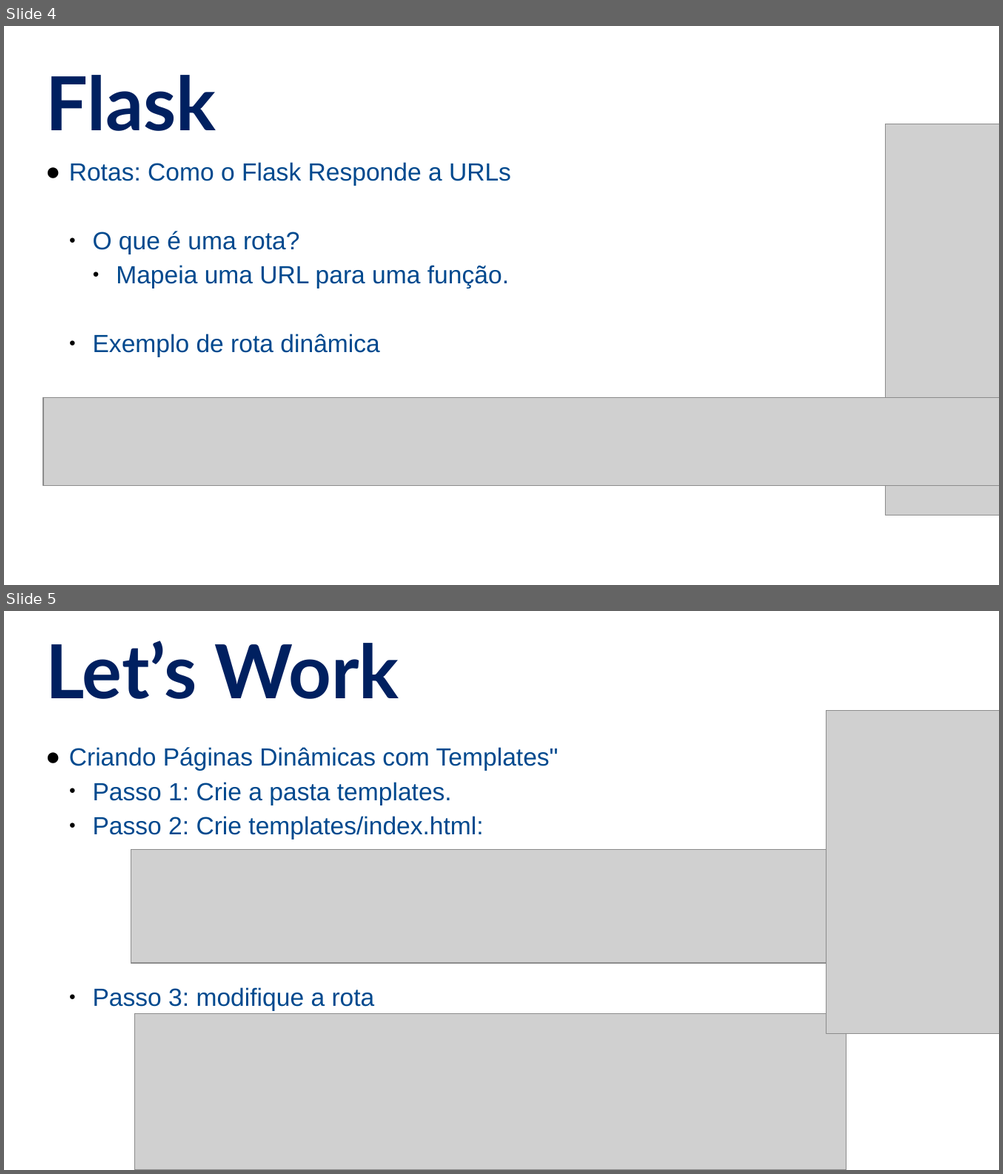
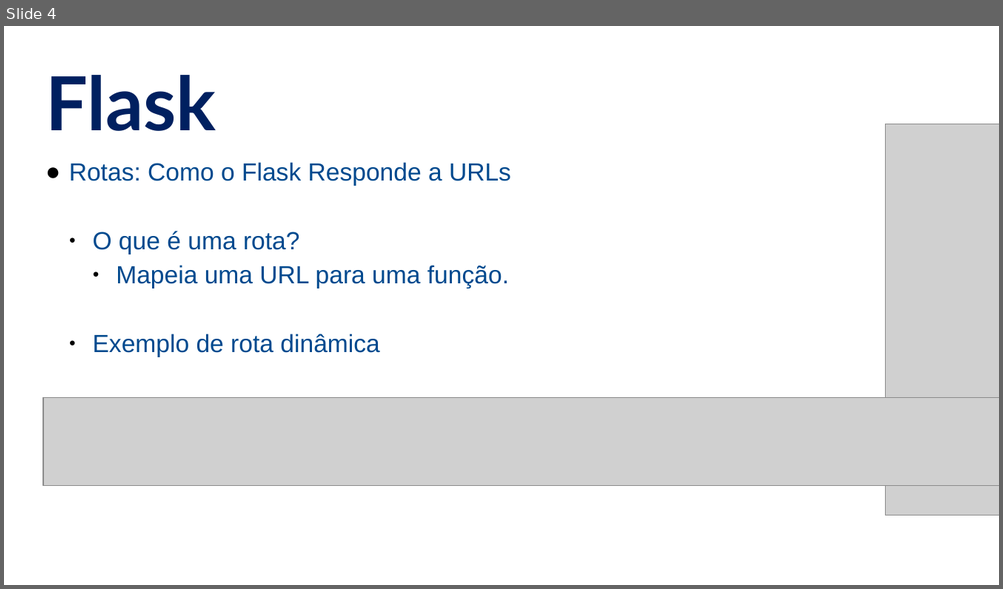
Before and after one commit to alandsilvasouza/PY2, a slide deck: aula11/Aula11.pptx. Shown one above the other, each under a label of ours: slides 4 and 5 before the commit, slide 4 after it. The pictures are 1003x1174 and 1003x589 pixels, drawn with LibreOffice and Linux fonts; fonts in the diff are those of the drawing; grey boxes stand for pictures. Boxes give left, top, right and bottom in pixels: in the first picture for what was removed or moved away, otherwise in the second. Text is boxed around its words. In the diff, an @@ line names an element or a change of style, - is before the commit and + after.

```diff
--- a/aula11/Aula11.pptx
+++ b/aula11/Aula11.pptx
@@ slide 5 removed at box(4, 611, 999, 1170), background #FFFFFF @@
@@ text removed at box(45, 641, 399, 699) @@
-Let’s Work
@@ picture removed at box(826, 711, 999, 1034) @@
@@ text removed at box(69, 747, 558, 1011) @@
-● Criando Páginas Dinâmicas com Templates"
-  ● Passo 1: Crie a pasta templates.
-  ● Passo 2: Crie templates/index.html:
-  ● Passo 3: modifique a rota
@@ picture removed at box(131, 850, 905, 963) @@
@@ picture removed at box(134, 1014, 845, 1170) @@
```
Also in this commit, not shown: 5 slides added, 36 other slides removed, 3 other files.
